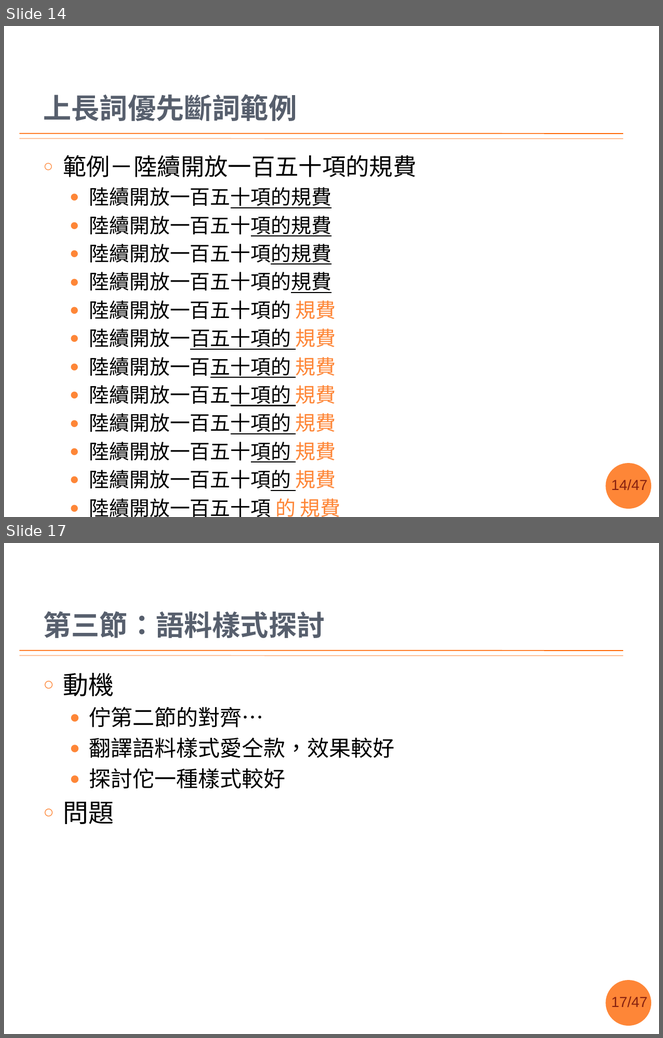
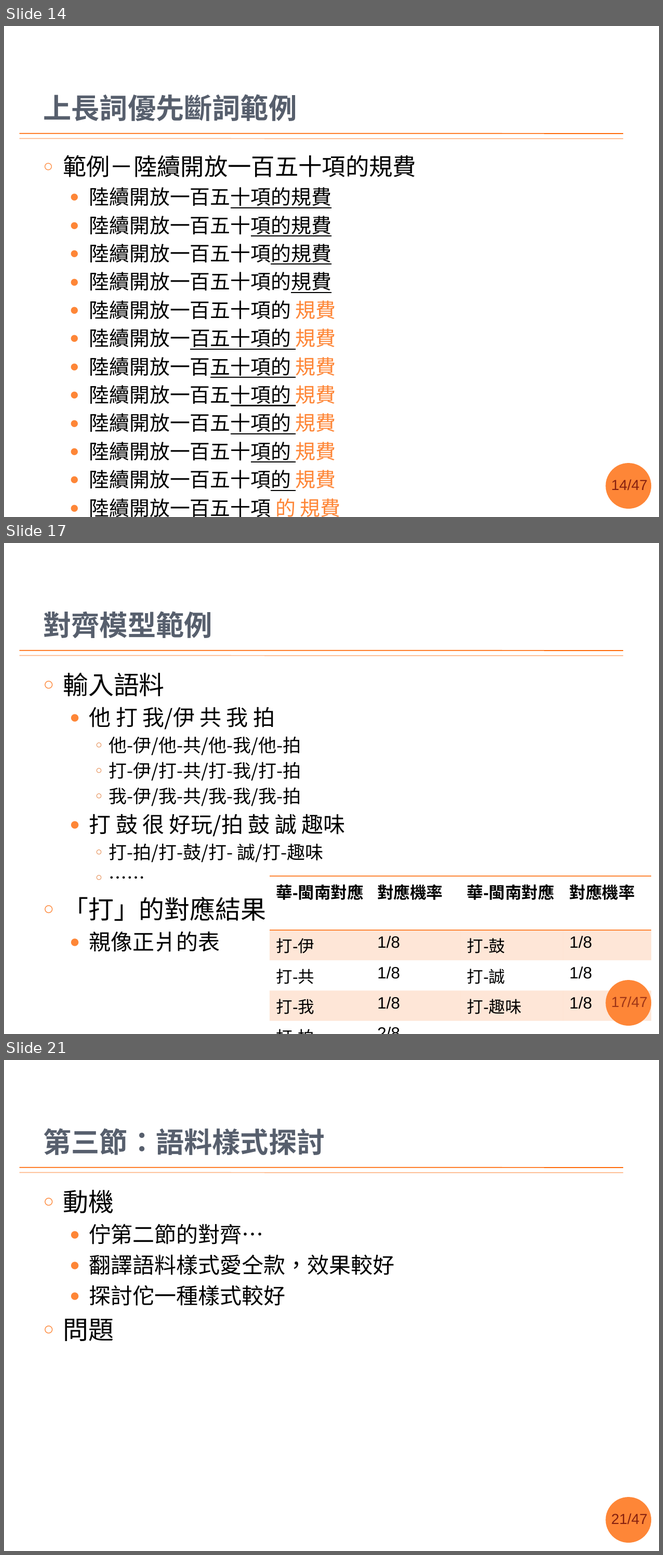
Before and after one commit to sih4sing5hong5/po3-ko3_tau5-iann2-phinn3, a slide deck: 翻譯報告.pptx. Shown one above the other, each under a label of ours: slides 14 and 17 before the commit, slides 14, 17 and 21 after it; the slides between them are not shown. The pictures are 663x1038 and 663x1555 pixels, drawn with LibreOffice and Linux fonts; fonts in the diff are those of the drawing; background and template pictures are left out. Boxes give left, top, right and bottom in pixels: in the first picture for what was removed or moved away, otherwise in the second. Text is boxed around its words. In the diff, an @@ line names an element or a change of style, - is before the commit and + after.

Commit message:
對齊模型的介紹差不多矣 丞宏

```diff
--- a/翻譯報告.pptx
+++ b/翻譯報告.pptx
@@ slide 17 added at [4, 543, 659, 1034], background #FFFFFF; not listed: 4 template elements that a slide beside it also shows @@
@@ title added at [43, 611, 212, 638], 31 pt, text #575F6D, bold @@
+對齊模型範例
@@ text added at [63, 672, 346, 952], 20 pt, text #000000 @@
+○ 輸入語料
+  ● 他 打 我/伊 共 我 拍
+    ○ 他-伊/他-共/他-我/他-拍
+    ○ 打-伊/打-共/打-我/打-拍
+    ○ 我-伊/我-共/我-我/我-拍
+  ● 打 鼓 很 好玩/拍 鼓 誠 趣味
+    ○ 打-拍/打-鼓/打- 誠/打-趣味
+    ○ ……
+○ 「打」的對應結果
+  ● 親像正爿的表
@@ table added at [270, 876, 651, 1017], 5 rows, 4 columns @@
+華-閩南對應 | 對應機率 | 華-閩南對應 | 對應機率
+打-伊 | 1/8 | 打-鼓 | 1/8
+打-共 | 1/8 | 打-誠 | 1/8
+打-我 | 1/8 | 打-趣味 | 1/8
+打-拍 | 2/8 |  | 
@@ what was slide 17 is now slide 21 @@
@@ page number at [611, 1514, 648, 1524]: text changed @@
-17/47
+21/47
```
Also in this commit, not shown: 1 slide changed, 3 other slides added.
